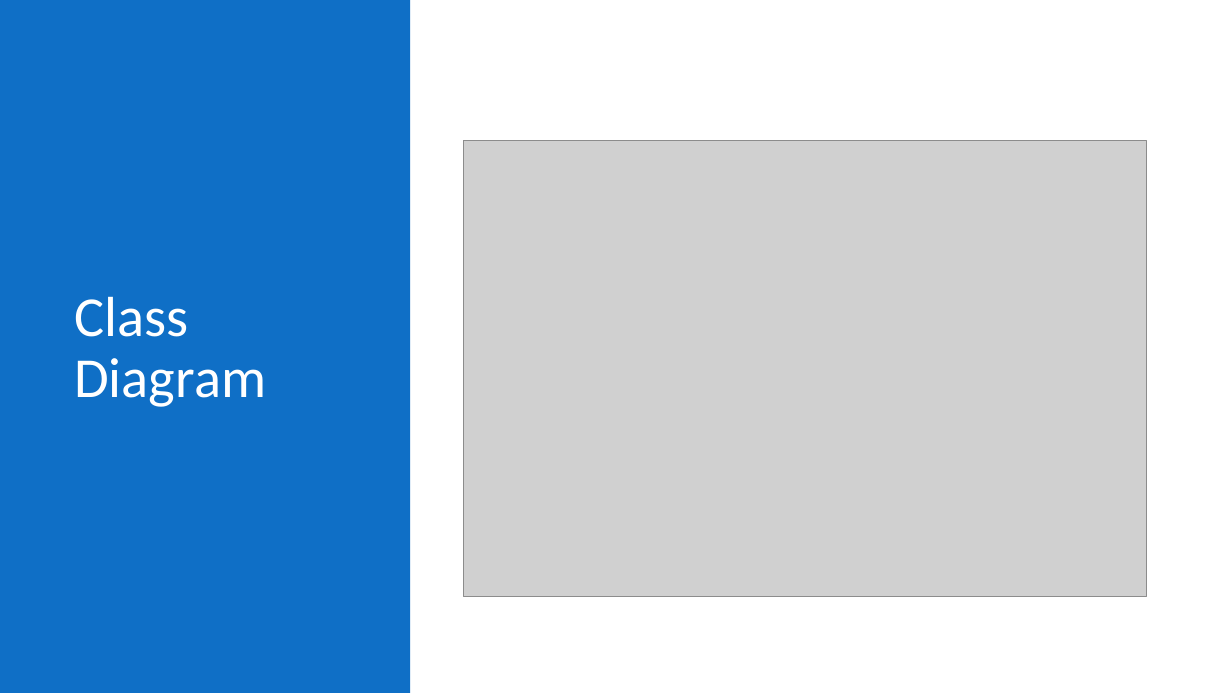
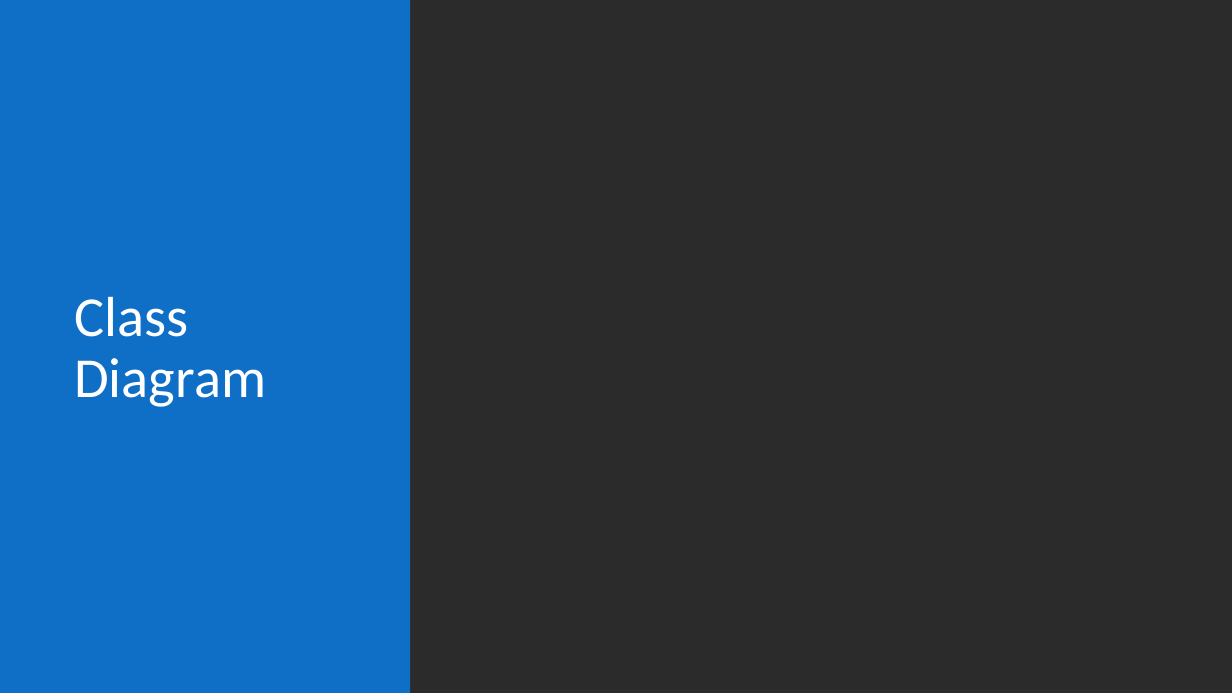
Before and after one commit to shahriteshj/InsurancePortal, a slide deck: slide 9 of Material/JP-Project-Presentation-Template.pptx. Drawn at 1232x693 pixels with LibreOffice and Linux fonts; fonts in the diff are those of the drawing; grey boxes stand for pictures; background and template pictures are left out; a plain dark background stands for a picture behind light text. Boxes give left, top, right and bottom in pixels: in the first picture for what was removed or moved away, otherwise in the second. Text is boxed around its words. In the diff, an @@ line names an element or a change of style, - is before the commit and + after.

```diff
--- a/Material/JP-Project-Presentation-Template.pptx
+++ b/Material/JP-Project-Presentation-Template.pptx
@@ background #FFFFFF to picture (left out) @@
@@ picture removed at bbox=[463, 140, 1146, 597] @@
```
Also in this commit, not shown: 7 other slides changed, 1 slide added, 1 slide removed, 8 other files.
